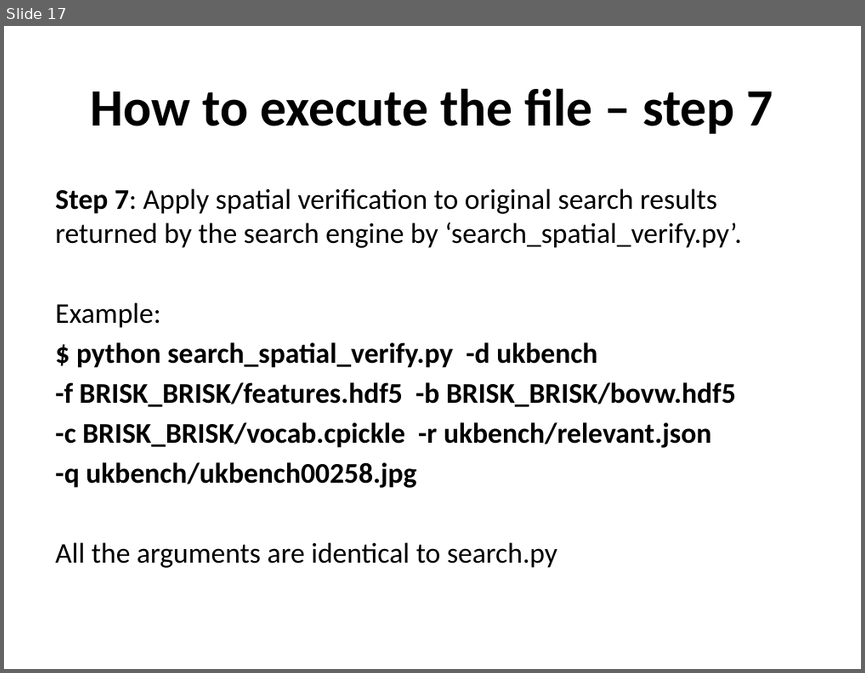
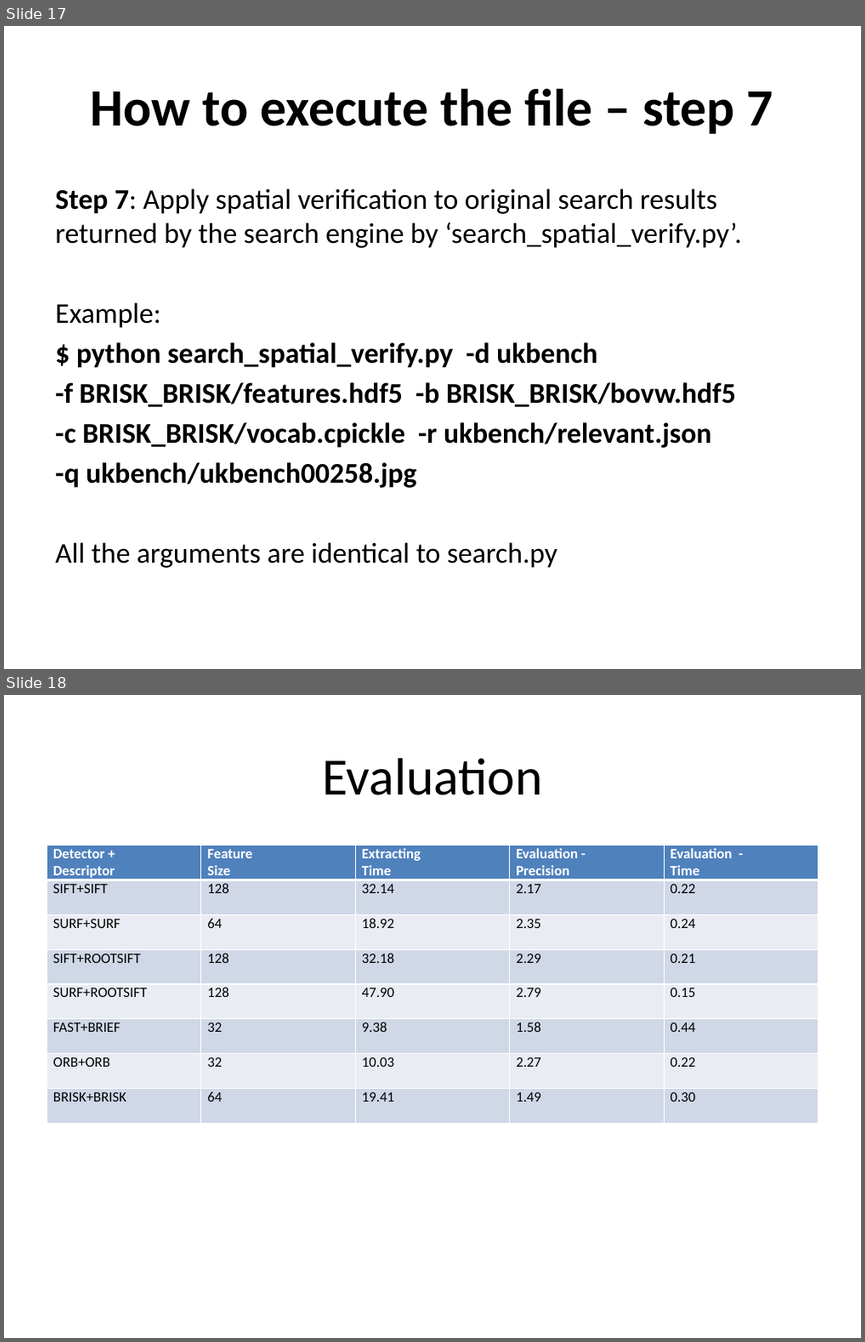
Before and after one commit to rovenr12/Image_Information_Retrival, a slide deck: JRxD.pptx. Shown one above the other, each under a label of ours: slide 17 before the commit, slides 17 and 18 after it. The pictures are 865x673 and 865x1342 pixels, drawn with LibreOffice and Linux fonts; fonts in the diff are those of the drawing. Boxes give left, top, right and bottom in pixels: in the first picture for what was removed or moved away, otherwise in the second. Text is boxed around its words. In the diff, an @@ line names an element or a change of style, - is before the commit and + after.

Commit message:
Add files via upload
Evaluation section added, table of figures, graphs and a summary. Please provide feedback and any changes required

```diff
--- a/JRxD.pptx
+++ b/JRxD.pptx
@@ slide 18 added at [4, 695, 861, 1338], background #FFFFFF @@
@@ title added at [322, 758, 543, 795], 44 pt, text #000000 @@
+Evaluation
@@ table added at [46, 845, 818, 1123], 8 rows, 5 columns @@
+Detector + / Descriptor | Feature / Size | Extracting / Time | Evaluation - / Precision | Evaluation - / Time
+SIFT+SIFT | 128 | 32.14 | 2.17 | 0.22
+SURF+SURF | 64 | 18.92 | 2.35 | 0.24
+SIFT+ROOTSIFT | 128 | 32.18 | 2.29 | 0.21
+SURF+ROOTSIFT | 128 | 47.90 | 2.79 | 0.15
+FAST+BRIEF | 32 | 9.38 | 1.58 | 0.44
+ORB+ORB | 32 | 10.03 | 2.27 | 0.22
+BRISK+BRISK | 64 | 19.41 | 1.49 | 0.30
```
Also in this commit, not shown: 2 slides changed, 4 other slides added.
